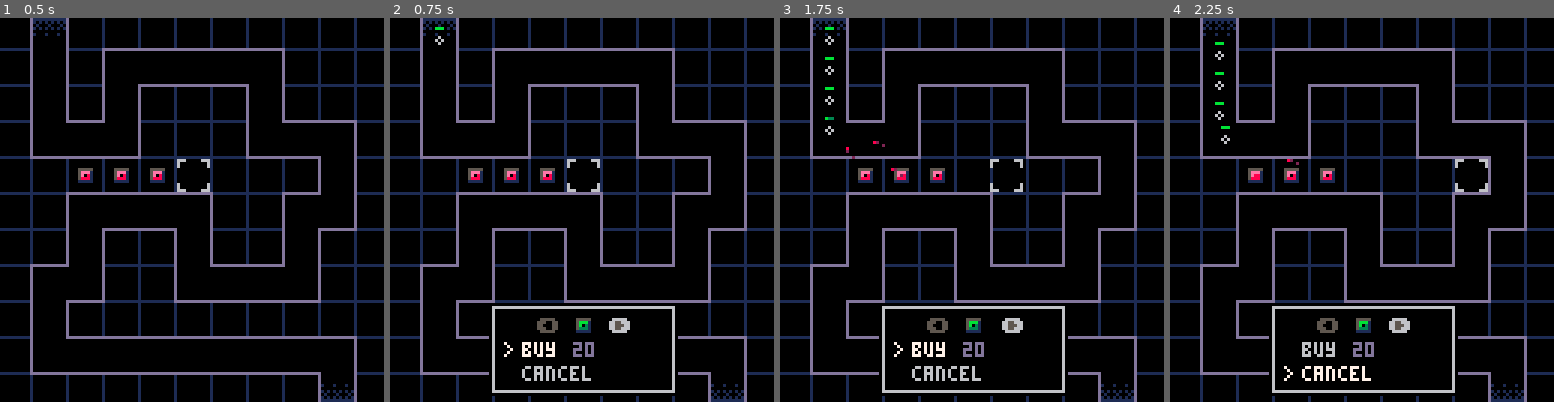
Above: before the commit, frames 1-4 (left to right).
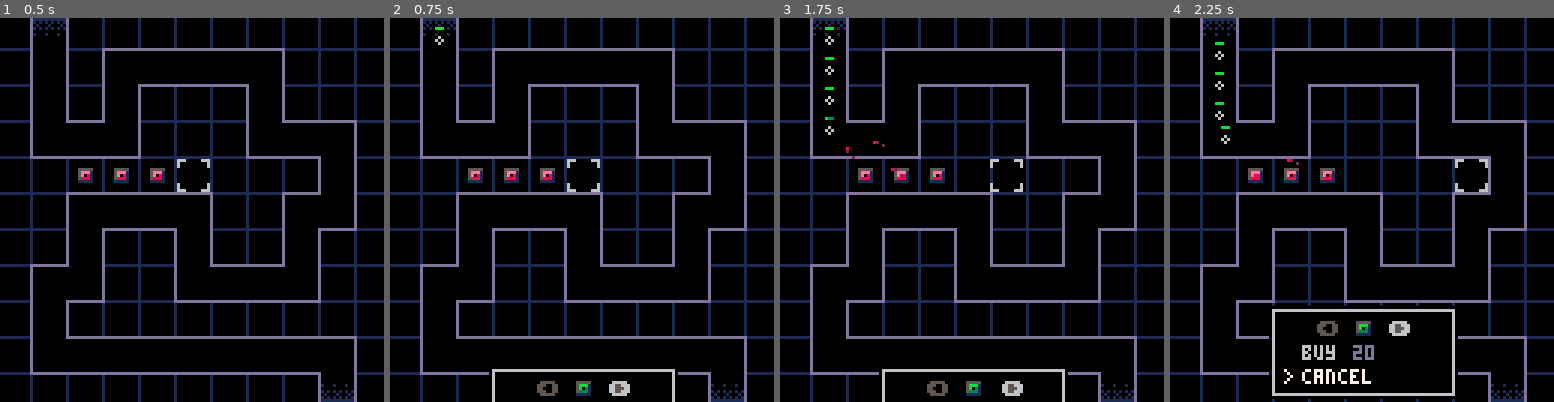
Above: after the commit, the same moments.

Repository: beardedsakimonkey/pixel_td.p8
Game: PICO-8 cartridge pixel_td.p8
Same seed, same stepped clock (60 frames per second), same inputs: the game is played once before the commit and once after it.
Inputs:
- Up to frame 1 (0.5 s): tap X (X key) at 0.33 s
- Up to frame 2 (0.75 s): tap O (Z key) at 0.7 s
- Up to frame 3 (1.75 s): tap X (X key) at 1.07 s; hold Right from 1.6 s (still down); tap O (Z key) at 1.7 s
- Up to frame 4 (2.25 s): tap X (X key) at 1.85 s; release Right at 2.1 s; tap O (Z key) at 2.1 s; hold Up from 2.15 s (still down)

Frame 1 is identical in both runs. In frame 2, 3.5% of the frame differs, in the area x 25-75%, y 74-100%; in frame 3, 3.5%; in frame 4, 2.6%.

Commit message:
animate menus

Diff:
--- a/core.lua
+++ b/core.lua
@@ -177,11 +177,14 @@
         end
     end
 
+    buy_menu:update()
+    upg_menu:update()
+
     -- Handle button press
     if buy_menu.is_open then
-        buy_menu:update()
+        buy_menu:handle_btn()
     elseif upg_menu.is_open then
-        upg_menu:update()
+        upg_menu:handle_btn()
     else
         if btnp(B.z) then
             local twr = tbl_find(towers, twr_is_selected)
--- a/menu.lua
+++ b/menu.lua
@@ -4,20 +4,27 @@
 --------------------------------------------------------------------------------
 local Menu = {}
 
+local OFFSCREEN = 130
+
 function Menu.new(cfg)
     local m = {
-        x=cfg.x, y=cfg.y,
+        x=cfg.x, dst_y=cfg.dst_y,
         w=cfg.w, h=cfg.h,
         is_open=false,
         items={},
         cur_idx=1,
+        y=OFFSCREEN,
+        -- track start time & y of animation to make interruptible
+        st=0, sy=OFFSCREEN,
     }
     setmetatable(m, {__index = Menu})
     return m
 end
 
 function Menu:draw()
-    if not self.is_open then return end
+    if self.y == OFFSCREEN then
+        return
+    end
     do
         local x1, y1, x2, y2 = self.x, self.y, self.x+self.w-1, self.y+self.h-1
         rect(x1-2, y1-2, x2+2, y2+2, C.black)
@@ -34,7 +41,14 @@
 end
 
 function Menu:update()
-    if not self.is_open then return end
+    if self.is_open and self.y ~= self.dst_y then
+        self.y = lerp(self.sy, self.dst_y, easeout(min(1, (time()-self.st)*6)))
+    elseif not self.is_open and self.y ~= OFFSCREEN then
+        self.y = lerp(self.sy, OFFSCREEN, easeout(min(1, (time()-self.st)*6)))
+    end
+end
+
+function Menu:handle_btn()
     if btnp(B.up) then
         self.cur_idx = wrap(1, self.cur_idx-1, #self.items)
     end
@@ -52,24 +66,27 @@
 
 function Menu:close()
     self.is_open = false
+    self.st = time()
+    self.sy = self.y
 end
 
 function Menu:open()
     self.cur_idx = 1
     self.is_open = true
+    self.st = time()
+    self.sy = self.y
 end
 --------------------------------------------------------------------------------
 
 function init_menus()
-    buy_menu = Menu.new({x=35, y=97, w=59, h=27})
+    buy_menu = Menu.new({x=35, dst_y=97, w=59, h=27})
     add(buy_menu.items, {text='buy',    y=11+8*0, cb=do_buy})
     add(buy_menu.items, {text='cancel', y=11+8*1, cb=buy_menu.close})
 
     buy_menu.sel_twr = 1
 
-    buy_menu.update = function(self)
-        if not self.is_open then return end
-        Menu.update(self)
+    buy_menu.handle_btn = function(self)
+        Menu.handle_btn(self)
         self.pressing_right = btn(B.right)
         self.pressing_left  = btn(B.left)
         if btnp(B.left)  then self.sel_twr = mid(1, self.sel_twr-1, 3) end
@@ -77,7 +94,9 @@
     end
 
     buy_menu.draw = function(self)
-        if not self.is_open then return end
+        if self.y == OFFSCREEN then
+            return
+        end
         Menu.draw(self)
         local can_left = self.sel_twr > 1
         local can_right = self.sel_twr < 3
@@ -106,13 +125,15 @@
         self.sel_twr = 1
     end
 
-    upg_menu = Menu.new({x=35, y=89, w=59, h=36})
+    upg_menu = Menu.new({x=35, dst_y=89, w=59, h=36})
     add(upg_menu.items, {text='upgrade', y=12+8*0, cb=do_upgrade})
     add(upg_menu.items, {text='sell',    y=12+8*1, cb=do_sell})
     add(upg_menu.items, {text='cancel',  y=12+8*2, cb=upg_menu.close})
 
     upg_menu.draw = function(self)
-        if not self.is_open then return end
+        if self.y == OFFSCREEN then
+            return
+        end
         Menu.draw(self)
         print('20', self.x+44, self.y+12+8*0, C.indigo)
         print('20', self.x+44, self.y+12+8*1, C.indigo)
